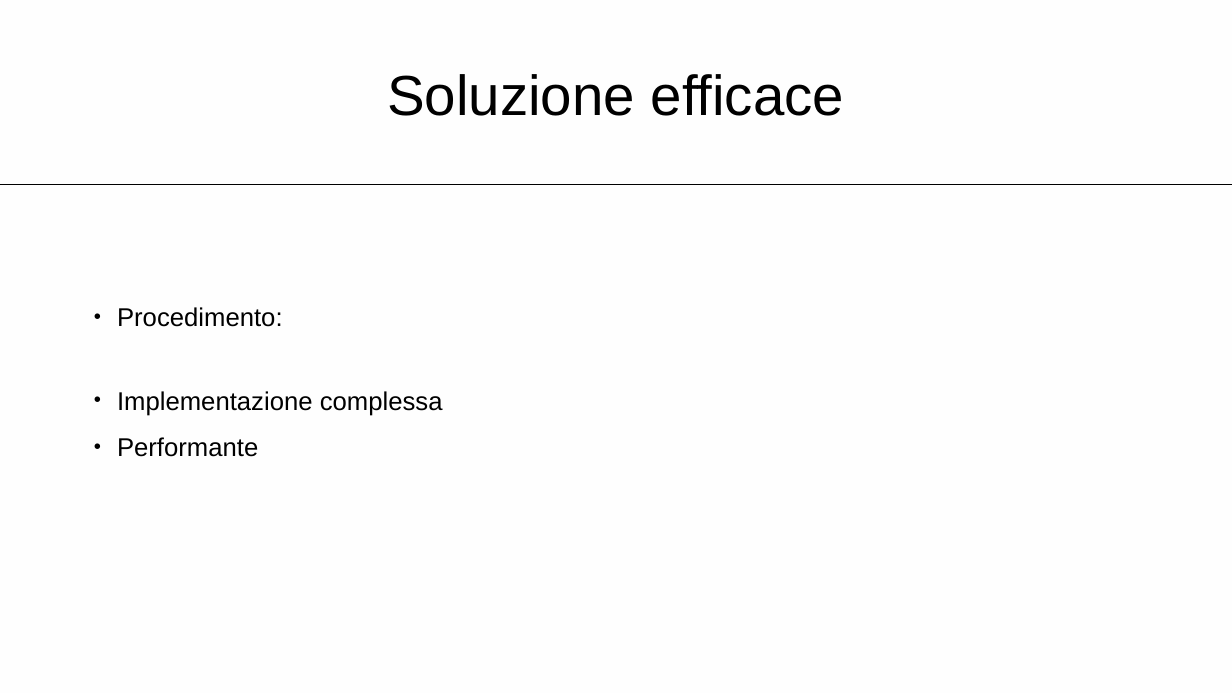
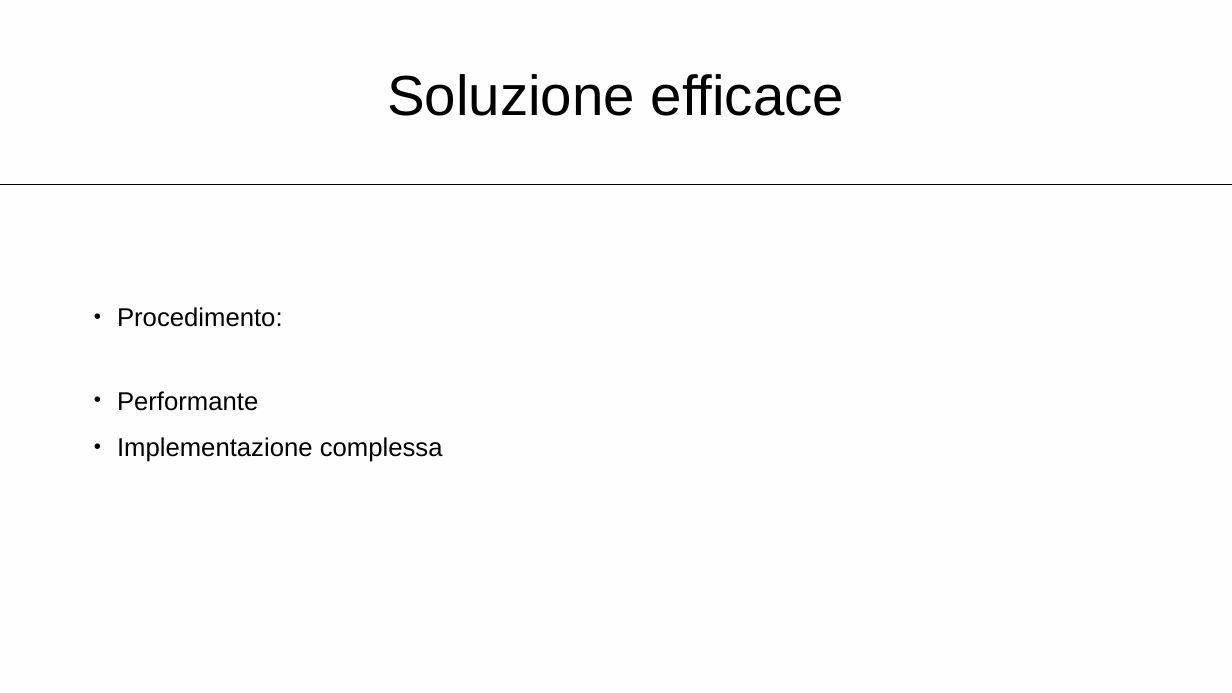
Before and after one commit to gabrialessi/MapOfTasks, a slide deck: slide 7 of Presentazione/Presentazione.pptx. Drawn at 1232x693 pixels with LibreOffice and Linux fonts; fonts in the diff are those of the drawing. Boxes give left, top, right and bottom in pixels: in the first picture for what was removed or moved away, otherwise in the second. Text is boxed around its words. In the diff, an @@ line names an element or a change of style, - is before the commit and + after.

```diff
--- a/Presentazione/Presentazione.pptx
+++ b/Presentazione/Presentazione.pptx
@@ text at <box>117,391,258,411</box>: paragraph added @@
+• Performante
@@ text at <box>117,437,258,457</box>: paragraph removed @@
-• Performante
```
Also in this commit, not shown: 1 slide removed.
